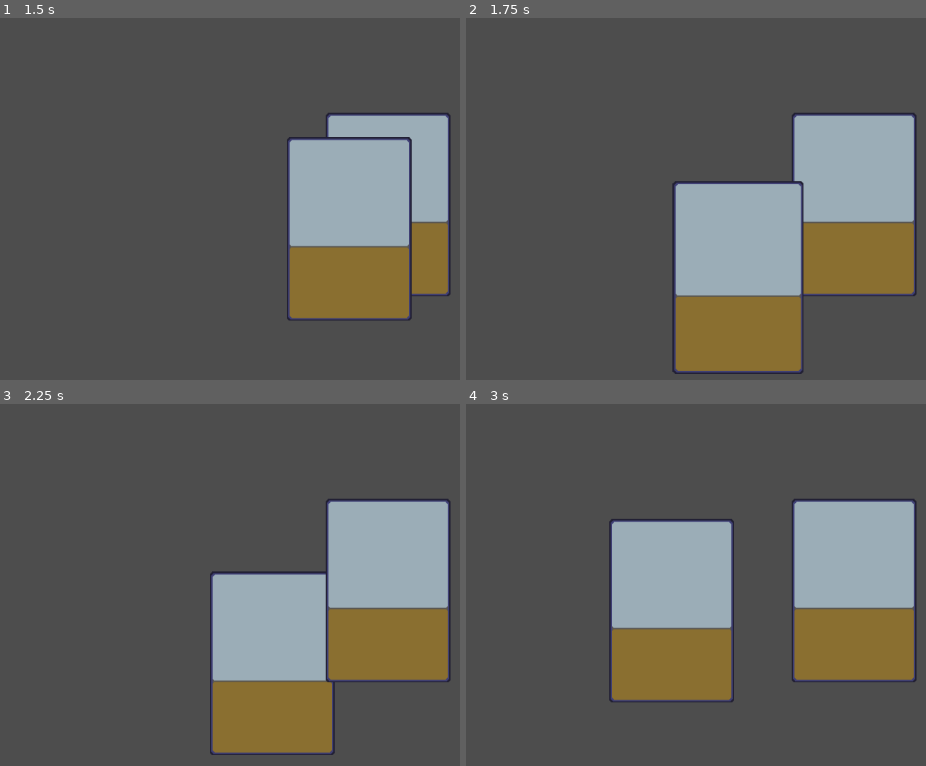
Above: before the commit, frames 1-4 (two rows, left to right).
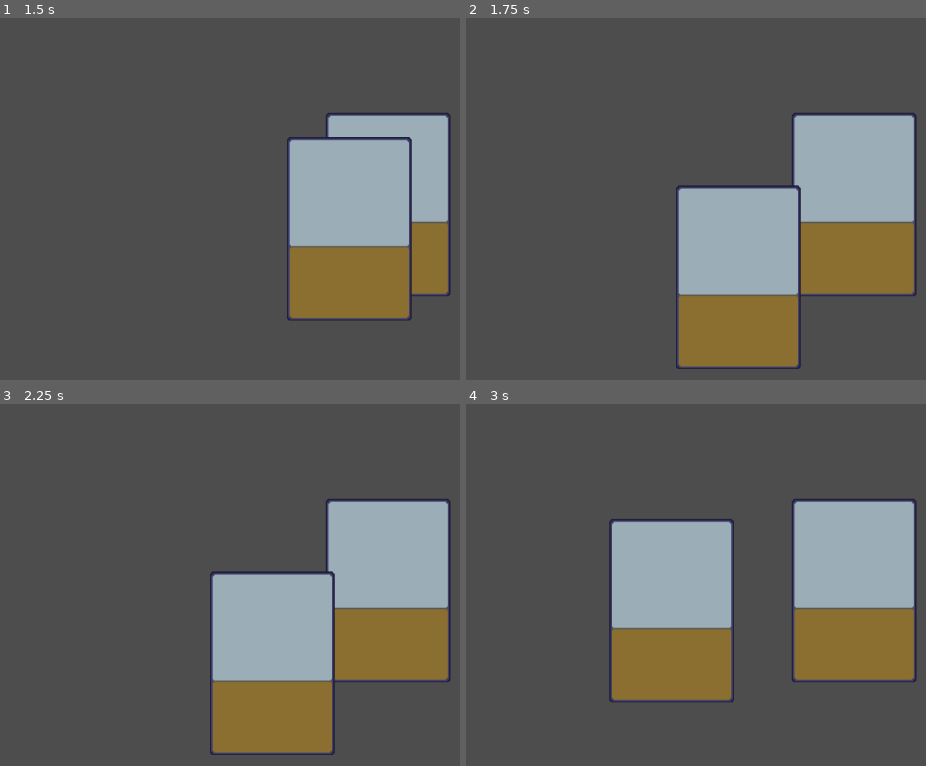
Above: after the commit, the same moments.

Repository: shanearthur/htbg-casters
Game: Godot game, scene res://scenes/main.tscn
Same seed, same stepped clock (60 frames per second), same inputs: the game is played once before the commit and once after it.
Inputs (mouse positions are in pixels of both pictures, inside the frame that each line leads up to):
- Up to frame 1 (1.5 s): tap Enter at 0.5 s; drag from (174, 199) to (386, 206) at 0.52 s; tap Space at 1.25 s; drag from (386, 206) to (271, 278) at 1.27 s
- Up to frame 2 (1.75 s): no input
- Up to frame 3 (2.25 s): move the mouse to (391, 476) at 2.02 s; click (391, 476) at 2.17 s
- Up to frame 4 (3 s): tap Enter at 2.75 s; drag from (737, 664) to (539, 505) at 2.77 s

Frame 1 is identical in both runs. In frame 2, 2.7% of the frame differs, in the area x 44-74%, y 45-99%; in frame 3, 0.6%; in frame 4, nothing differs.
Error in both runs: Invalid assignment of property or key 'scale' with value of type 'Vector2' on a base object of type 'Nil'. (res://scripts/card_manager.gd:34)

Commit message:
FIX: stacked cards will trigger descaling on eachother

Diff:
--- a/scripts/card_manager.gd
+++ b/scripts/card_manager.gd
@@ -55,14 +55,14 @@
 
 
 func on_hovered_off_card(card):
-	#is_hovering_on_card = false
-	highlight_card(card, false)
-	# check if hovered off one card straight onto another
-	var new_card_hovered = castcheck_for_card()
-	if new_card_hovered:
-		highlight_card(new_card_hovered, true)
-	else:
-		is_hovering_on_card = false
+	if !dragged_card:
+		highlight_card(card, false)
+		# check if hovered off one card straight onto another
+		var new_card_hovered = castcheck_for_card()
+		if new_card_hovered:
+			highlight_card(new_card_hovered, true)
+		else:
+			is_hovering_on_card = false
 
 
 func highlight_card(card, hovered):
